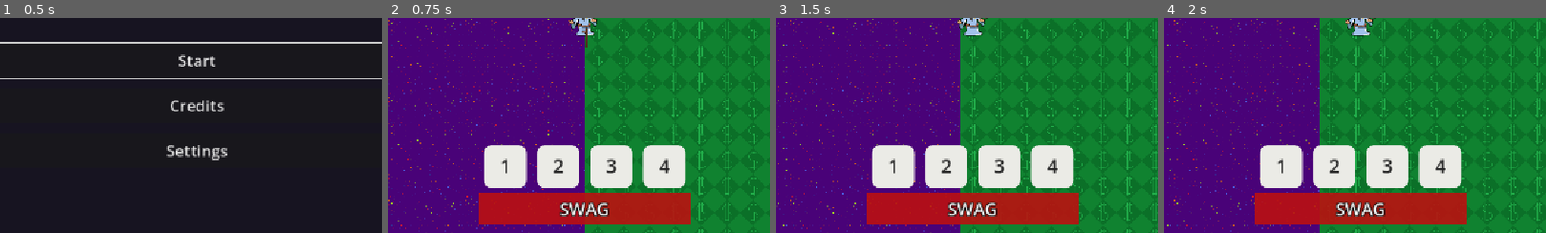
Above: before the commit, frames 1-4 (left to right).
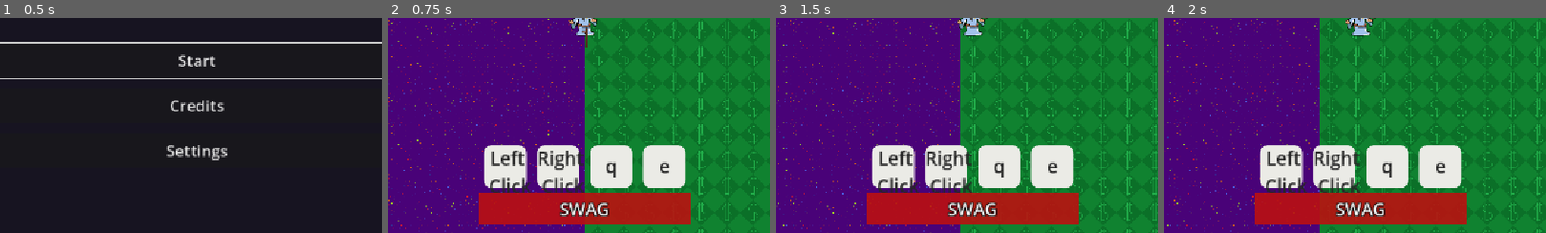
Above: after the commit, the same moments.

Repository: LeyuDing/SteelHacks2026
Game: Godot game, scene res://Scenes/main_menu.tscn
Same seed, same stepped clock (60 frames per second), same inputs: the game is played once before the commit and once after it. The engine's default icon, where the game draws it, is replaced by a stand-in: a white triangle on a blue panel in a dark square.
Inputs (mouse positions are % of the whole screen's width and height, from its top left):
- Up to frame 1 (0.5 s): no input
- Up to frame 2 (0.75 s): click "Start" at 0.5 s
- Up to frame 3 (1.5 s): tap Enter at 1.25 s; move the mouse to (72, 45) at 1.27 s; hold Right (ui_right) from 1.28 s (still down)
- Up to frame 4 (2 s): keep holding Right (ui_right)
The pictures show only the part of the screen within x 24-74%, y 50-100%; the shares and areas given below are measured in that part.

Frame 1 is identical in both runs. In frame 2, 2.0% of the frame differs, in the area x 26-74%, y 61-82%; in frame 3, 2.0%; in frame 4, 2.0%.

Commit message:
changed keybind

Diff:
--- a/Scenes/main_scene.tscn
+++ b/Scenes/main_scene.tscn
@@ -11,10 +11,9 @@
 [ext_resource type="Texture2D" uid="uid://mbq7ijmt1d02" path="res://Assets/mana_bar/fullbar.png" id="7_drdnd"]
 [ext_resource type="Script" uid="uid://cwrtbq3dg7rs5" path="res://Scripts/game_over_screen.gd" id="7_gameover"]
 [ext_resource type="Script" uid="uid://il2mw54lx4xs" path="res://Scenes/texture_progress_bar.gd" id="8_ioaeq"]
-[ext_resource type="Texture2D" uid="uid://bd0c7bxy5c1le" path="res://Assets/doyle/regular_doyle.png" id="10_mai8y"]
-[ext_resource type="Script" uid="uid://cwrtbq3dg7rs5" path="res://Scripts/game_over_screen.gd" id="7_gameover"]
 [ext_resource type="Texture2D" uid="uid://dr7x7ckrlra8o" path="res://Assets/floors/laundry_floor.png" id="9_m1efj"]
 [ext_resource type="Texture2D" uid="uid://bawuses8fbtjg" path="res://Assets/floors/mattress_firm_floor.png" id="10_drdnd"]
+[ext_resource type="Texture2D" uid="uid://bd0c7bxy5c1le" path="res://Assets/doyle/regular_doyle.png" id="10_mai8y"]
 [ext_resource type="Texture2D" uid="uid://xfmn6mah88mv" path="res://Assets/floors/dollar_floor.png" id="11_ioaeq"]
 [ext_resource type="Texture2D" uid="uid://br8hkubs5811u" path="res://Assets/floors/arcade_floor.png" id="12_7ewk0"]
 [ext_resource type="Texture2D" uid="uid://cccs5kxto2gvk" path="res://Assets/walls/laundry_wall.png" id="13_7ewk0"]
@@ -69,11 +68,9 @@
 autostart = true
 script = ExtResource("3_jv6wh")
 
-
 [node name="UI" type="CanvasLayer" parent="." unique_id=1240505914]
 
 [node name="ClockLabel" type="Label" parent="UI" unique_id=2032481570]
-
 anchors_preset = 5
 anchor_left = 0.5
 anchor_right = 0.5
@@ -109,11 +106,9 @@
 bottom_margin = 68.0
 
 [node name="HealthBar" type="Control" parent="UI" unique_id=905936081]
-
 layout_mode = 3
 anchors_preset = 0
 script = ExtResource("6_healthbar")
-
 
 [node name="TextureProgressBar" type="TextureProgressBar" parent="UI" unique_id=664507344]
 anchors_preset = -1
@@ -131,7 +126,6 @@
 script = ExtResource("8_ioaeq")
 
 [node name="GameOverScreen" type="CanvasLayer" parent="." unique_id=231643533]
-
 script = ExtResource("7_gameover")
 
 [node name="NavigationRegion2D" type="NavigationRegion2D" parent="." unique_id=966248076]
--- a/Scripts/spell_cooldown_bar.gd
+++ b/Scripts/spell_cooldown_bar.gd
@@ -38,6 +38,8 @@
 var _bases : Array[Panel] = []
 var _overlays : Array[Panel] = []
 
+var names = ["Left\n Click", "Right\n Click", "q", "e"]
+
 
 func _ready() -> void:
 	_build_slots()
@@ -67,7 +69,7 @@
 
 		var label := Label.new()
 		label.name = "NumberLabel"
-		label.text = str(i + 1)
+		label.text = names[i]
 		label.horizontal_alignment = HORIZONTAL_ALIGNMENT_CENTER
 		label.vertical_alignment = VERTICAL_ALIGNMENT_CENTER
 		label.mouse_filter = Control.MOUSE_FILTER_IGNORE
--- a/project.godot
+++ b/project.godot
@@ -17,10 +17,8 @@
 
 [autoload]
 
-
 GameClock="*res://Scripts/game_clock.gd"
 ApiCall="*uid://6lkynjpm001"
-
 
 [display]
 
@@ -64,21 +62,25 @@
 ui_spell1={
 "deadzone": 0.2,
 "events": [Object(InputEventKey,"resource_local_to_scene":false,"resource_name":"","device":-1,"window_id":0,"alt_press …(191 unchanged characters)…
+, Object(InputEventMouseButton,"resource_local_to_scene":false,"resource_name":"","device":-1,"window_id":0,"alt_pressed":false,"shift_pressed":false,"ctrl_pressed":false,"meta_pressed":false,"button_mask":1,"position":Vector2(260, 10),"global_position":Vector2(272, 70),"factor":1.0,"button_index":1,"canceled":false,"pressed":true,"double_click":false,"script":null)
 ]
 }
 ui_spell2={
 "deadzone": 0.2,
 "events": [Object(InputEventKey,"resource_local_to_scene":false,"resource_name":"","device":-1,"window_id":0,"alt_press …(191 unchanged characters)…
+, Object(InputEventMouseButton,"resource_local_to_scene":false,"resource_name":"","device":-1,"window_id":0,"alt_pressed":false,"shift_pressed":false,"ctrl_pressed":false,"meta_pressed":false,"button_mask":2,"position":Vector2(132, 21),"global_position":Vector2(144, 81),"factor":1.0,"button_index":2,"canceled":false,"pressed":true,"double_click":false,"script":null)
 ]
 }
 ui_spell3={
 "deadzone": 0.2,
 "events": [Object(InputEventKey,"resource_local_to_scene":false,"resource_name":"","device":-1,"window_id":0,"alt_press …(191 unchanged characters)…
+, Object(InputEventKey,"resource_local_to_scene":false,"resource_name":"","device":-1,"window_id":0,"alt_pressed":false,"shift_pressed":false,"ctrl_pressed":false,"meta_pressed":false,"pressed":false,"keycode":0,"physical_keycode":81,"key_label":0,"unicode":113,"location":0,"echo":false,"script":null)
 ]
 }
 ui_spell4={
 "deadzone": 0.2,
 "events": [Object(InputEventKey,"resource_local_to_scene":false,"resource_name":"","device":-1,"window_id":0,"alt_press …(191 unchanged characters)…
+, Object(InputEventKey,"resource_local_to_scene":false,"resource_name":"","device":-1,"window_id":0,"alt_pressed":false,"shift_pressed":false,"ctrl_pressed":false,"meta_pressed":false,"pressed":false,"keycode":0,"physical_keycode":69,"key_label":0,"unicode":101,"location":0,"echo":false,"script":null)
 ]
 }
 ui_call_light_government={
